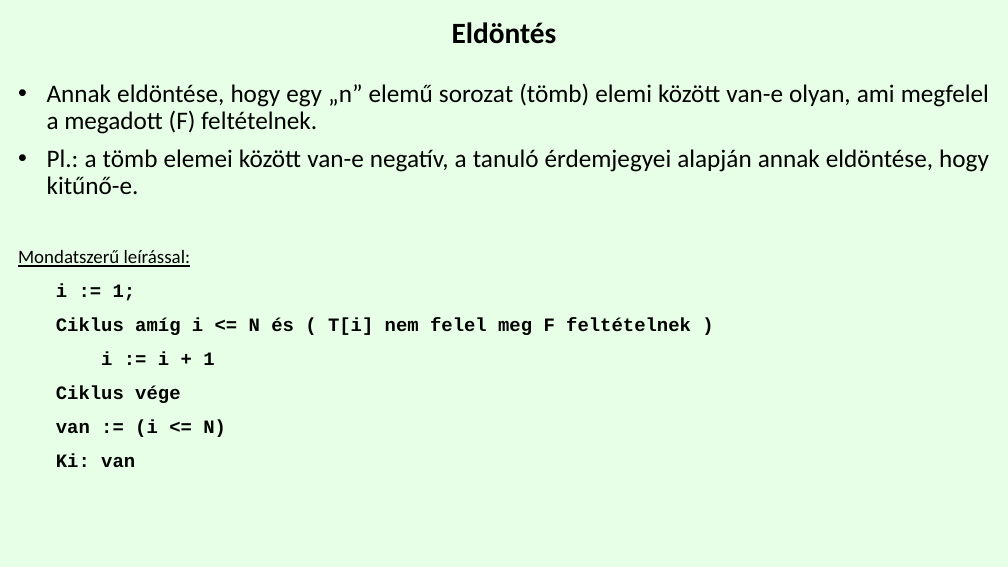
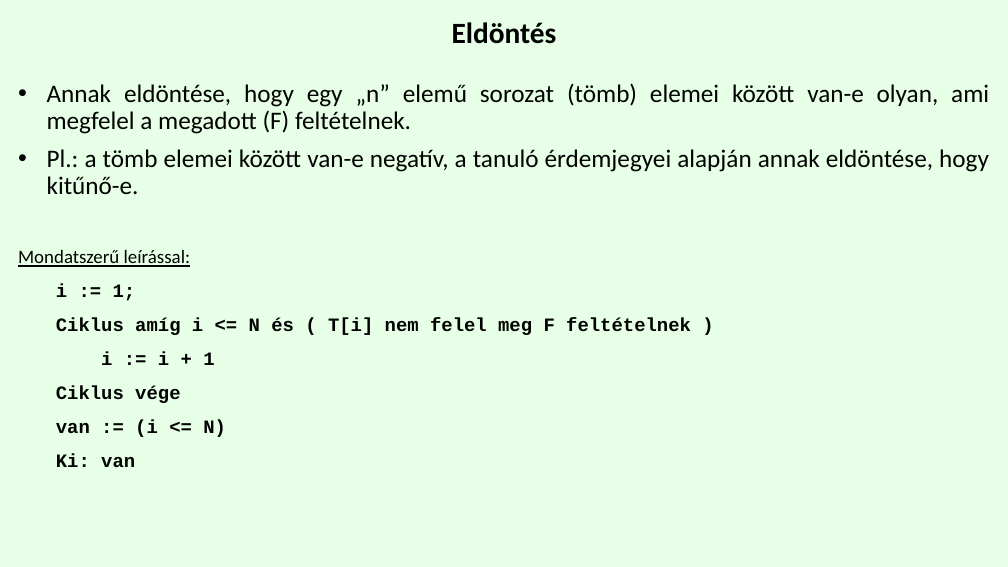
Before and after one commit to VargaDaniel2007/Python-Orai-10A, a slide deck: slide 4 of 2023-11-22 Prog tételek/Egyszerű programozási tételek.pptx. Drawn at 1008x567 pixels with LibreOffice and Linux fonts; fonts in the diff are those of the drawing. Boxes give left, top, right and bottom in pixels: in the first picture for what was removed or moved away, otherwise in the second. Text is boxed around its words. In the diff, an @@ line names an element or a change of style, - is before the commit and + after.

```diff
--- a/2023-11-22 Prog tételek/Egyszerű programozási tételek.pptx
+++ b/2023-11-22 Prog tételek/Egyszerű programozási tételek.pptx
@@ text at (47, 83, 989, 134): text changed @@
-• Annak eldöntése, hogy egy „n” elemű sorozat (tömb) elemi között van-e olyan, ami megfelel a megadott (F) feltételnek.
+• Annak eldöntése, hogy egy „n” elemű sorozat (tömb) elemei között van-e olyan, ami megfelel a megadott (F) feltételnek.
```
Also in this commit, not shown: 3 other slides changed.
